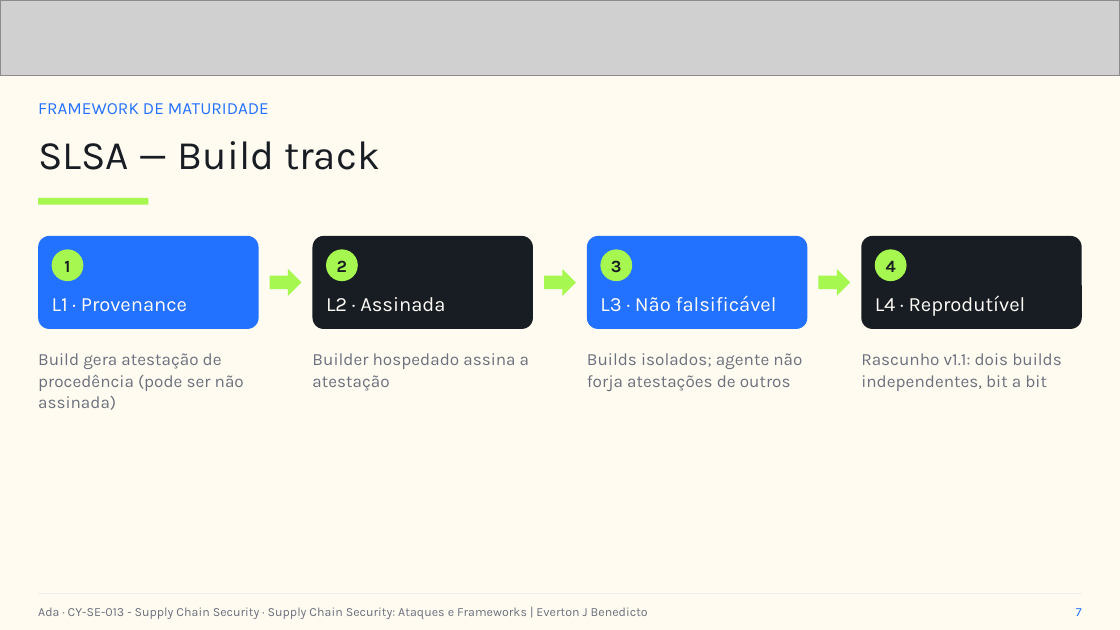
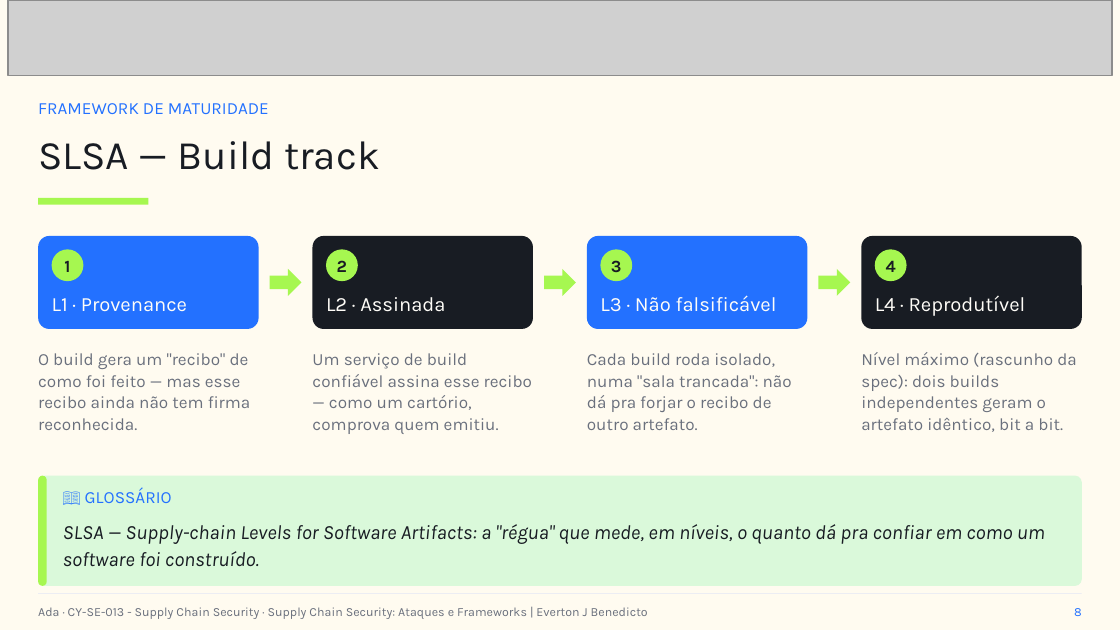
Before and after one commit to everton-dev/AdaTech.Aulas, a slide deck: slide 8 of CY-SE-013 - Supply Chain Security/slides/Aula_06_Supply_Chain_Security_Ataques_e_Frameworks.pptx (slide 7 before the commit). Drawn at 1120x630 pixels with LibreOffice and Linux fonts; fonts in the diff are those of the drawing; grey boxes stand for pictures. Boxes give left, top, right and bottom in pixels: in the first picture for what was removed or moved away, otherwise in the second. Text is boxed around its words. In the diff, an @@ line names an element or a change of style, - is before the commit and + after.

```diff
--- a/CY-SE-013 - Supply Chain Security/slides/Aula_06_Supply_Chain_Security_Ataques_e_Frameworks.pptx
+++ b/CY-SE-013 - Supply Chain Security/slides/Aula_06_Supply_Chain_Security_Ataques_e_Frameworks.pptx
@@ picture: place and size @@
-picture at (0,0,1120,75)
+picture at (8,0,1112,75)
@@ text at (38,353,250,430): text changed @@
-Build gera atestação de procedência (pode ser não assinada)
+O build gera um "recibo" de como foi feito — mas esse recibo ainda não tem firma reconhecida.
@@ text at (312,353,532,434): text changed @@
-Builder hospedado assina a atestação
+Um serviço de build confiável assina esse recibo — como um cartório, comprova quem emitiu.
@@ text at (587,353,792,430): text changed @@
-Builds isolados; agente não forja atestações de outros
+Cada build roda isolado, numa "sala trancada": não dá pra forjar o recibo de outro artefato.
@@ text at (861,352,1077,432): text changed @@
-Rascunho v1.1: dois builds independentes, bit a bit
+Nível máximo (rascunho da spec): dois builds independentes geram o artefato idêntico, bit a bit.
@@ rounded rectangle added at (38,476,1082,586), fill #DAF9DA @@
@@ rounded rectangle added at (38,476,47,586), fill #A6F750 @@
@@ text added at (85,488,172,503), 11 pt, text #2371FF @@
+📖 GLOSSÁRIO
@@ text added at (63,524,1045,566), 13 pt, text #181C23, italic @@
+SLSA — Supply-chain Levels for Software Artifacts: a "régua" que mede, em níveis, o quanto dá pra confiar em como um software foi construído.
@@ text at (1074,608,1082,616): text changed @@
-7
+8
```
Also in this commit, not shown: 12 other slides changed, 4 slides added.
